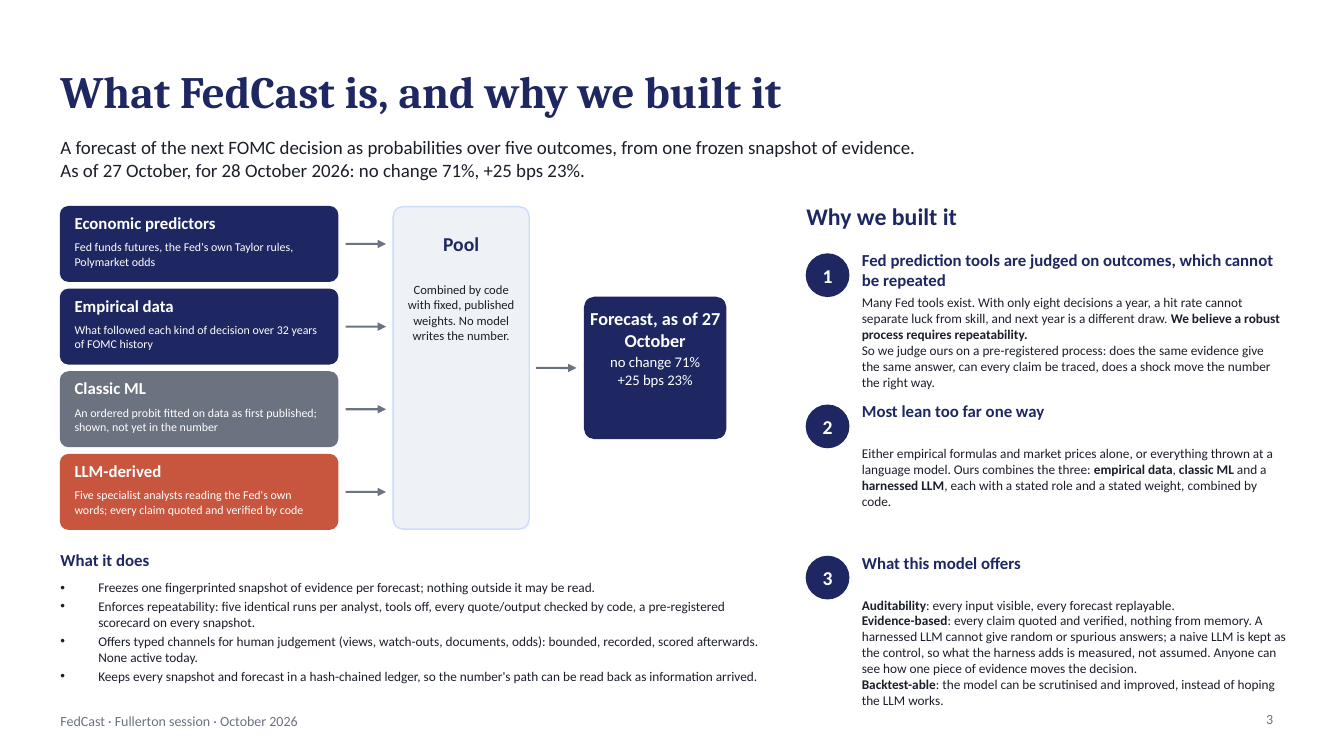
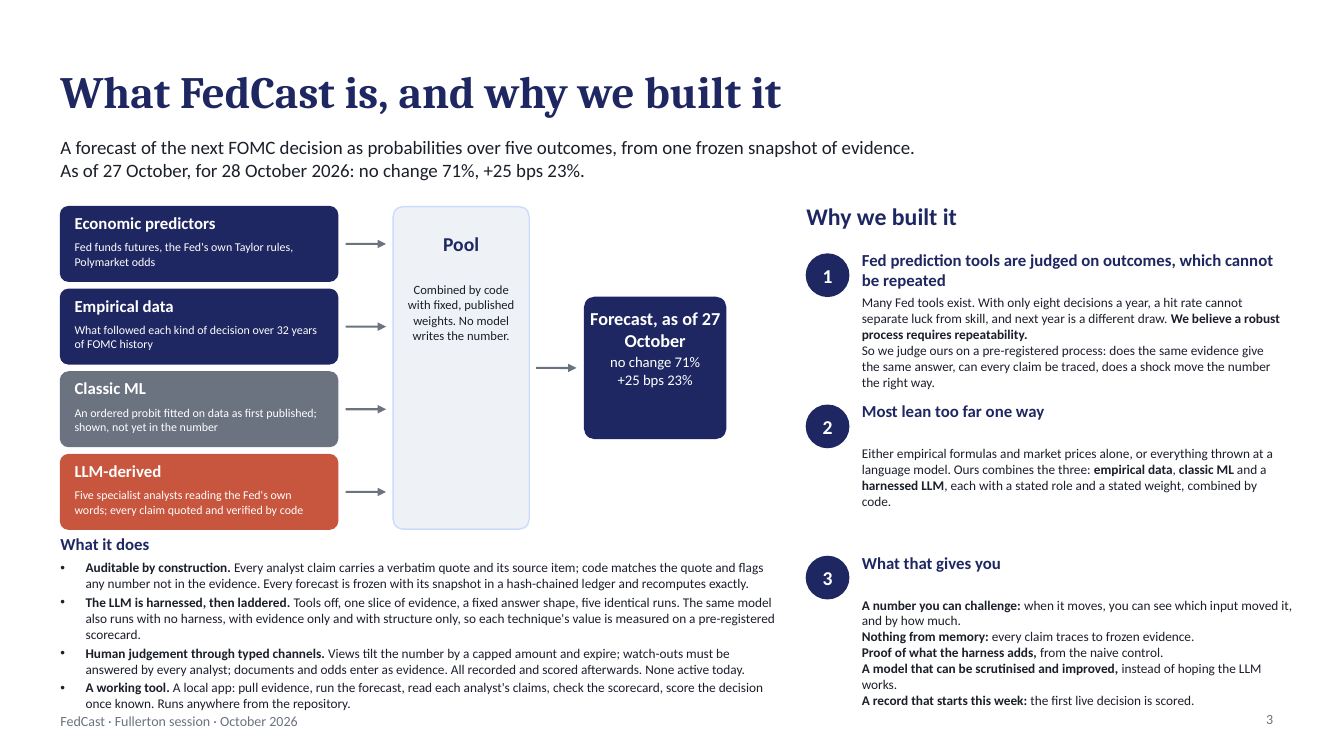
Before and after one commit to kmt112/fed-forecast, a slide deck: slide 3 of docs/FedCast_Fullerton_short.pptx. Drawn at 1344x756 pixels with LibreOffice and Linux fonts; fonts in the diff are those of the drawing. Boxes give left, top, right and bottom in pixels: in the first picture for what was removed or moved away, otherwise in the second. Text is boxed around its words. In the diff, an @@ line names an element or a change of style, - is before the commit and + after.

```diff
--- a/docs/FedCast_Fullerton_short.pptx
+++ b/docs/FedCast_Fullerton_short.pptx
@@ text "What it does": place and size @@
-text "What it does" at box(60, 554, 149, 566)
+text "What it does" at box(60, 538, 149, 550)
@@ text at box(86, 562, 775, 710): text changed @@
-• Freezes one fingerprinted snapshot of evidence per forecast; nothing outside it may be read.
-• Enforces repeatability: five identical runs per analyst, tools off, every quote/output checked by code, a pre-registered scorecard on every snapshot.
-• Offers typed channels for human judgement (views, watch-outs, documents, odds): bounded, recorded, scored afterwards. None active today.
-• Keeps every snapshot and forecast in a hash-chained ledger, so the number's path can be read back as information arrived.
+• Auditable by construction. Every analyst claim carries a verbatim quote and its source item; code matches the quote and flags any number not in the evidence. Every forecast is frozen with its snapshot in a hash-chained ledger and recomputes exactly.
+• The LLM is harnessed, then laddered. Tools off, one slice of evidence, a fixed answer shape, five identical runs. The same model also runs with no harness, with evidence only and with structure only, so each technique's value is measured on a pre-registered scorecard.
+• Human judgement through typed channels. Views tilt the number by a capped amount and expire; watch-outs must be answered by every analyst; documents and odds enter as evidence. All recorded and scored afterwards. None active today.
+• A working tool. A local app: pull evidence, run the forecast, read each analyst's claims, check the scorecard, score the decision once known. Runs anywhere from the repository.
@@ text at box(862, 557, 1001, 572): text changed @@
-What this model offers
+What that gives you
@@ text at box(862, 600, 1292, 705): text changed @@
-Auditability: every input visible, every forecast replayable.
-Evidence-based: every claim quoted and verified, nothing from memory. A harnessed LLM cannot give random or spurious answers; a naive LLM is kept as the control, so what the harness adds is measured, not assumed. Anyone can see how one piece of evidence moves the decision.
-Backtest-able: the model can be scrutinised and improved, instead of hoping the LLM works.
+A number you can challenge: when it moves, you can see which input moved it, and by how much.
+Nothing from memory: every claim traces to frozen evidence.
+Proof of what the harness adds, from the naive control.
+A model that can be scrutinised and improved, instead of hoping the LLM works.
+A record that starts this week: the first live decision is scored.
```
Also in this commit, not shown: 1 other file.
